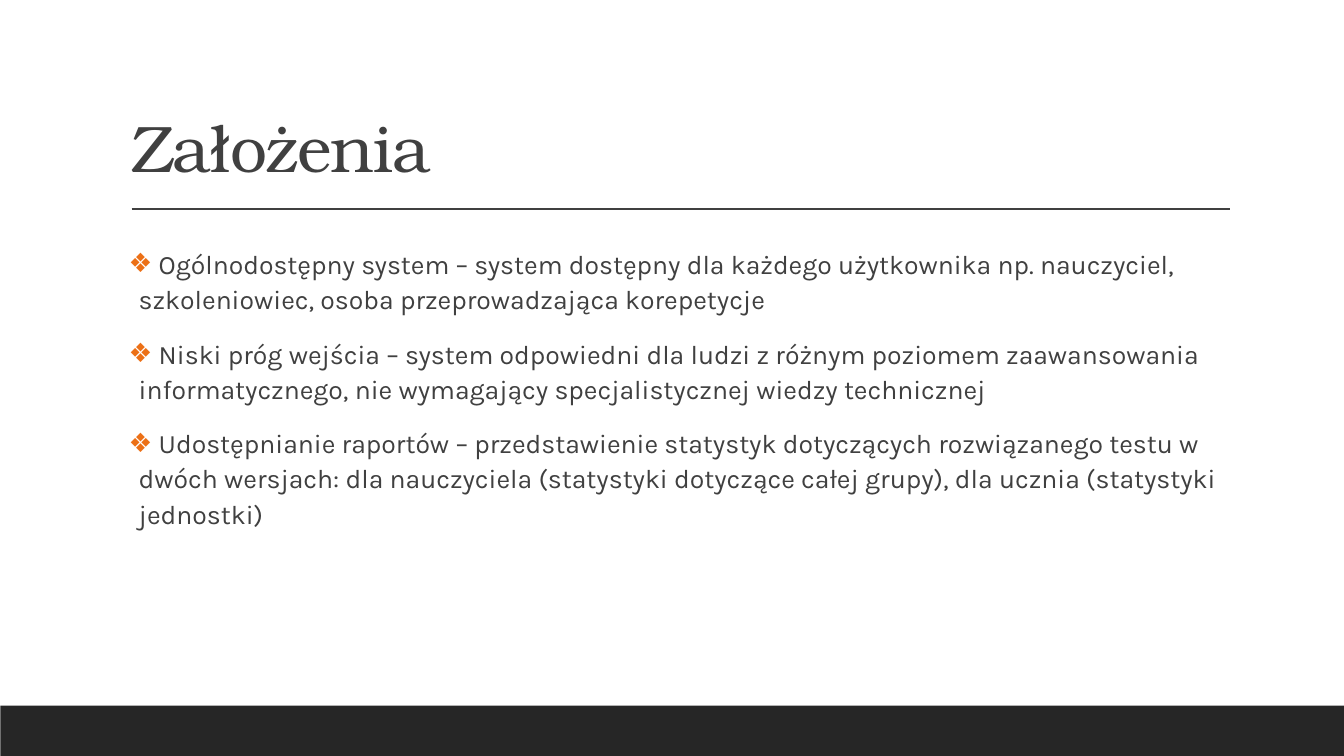
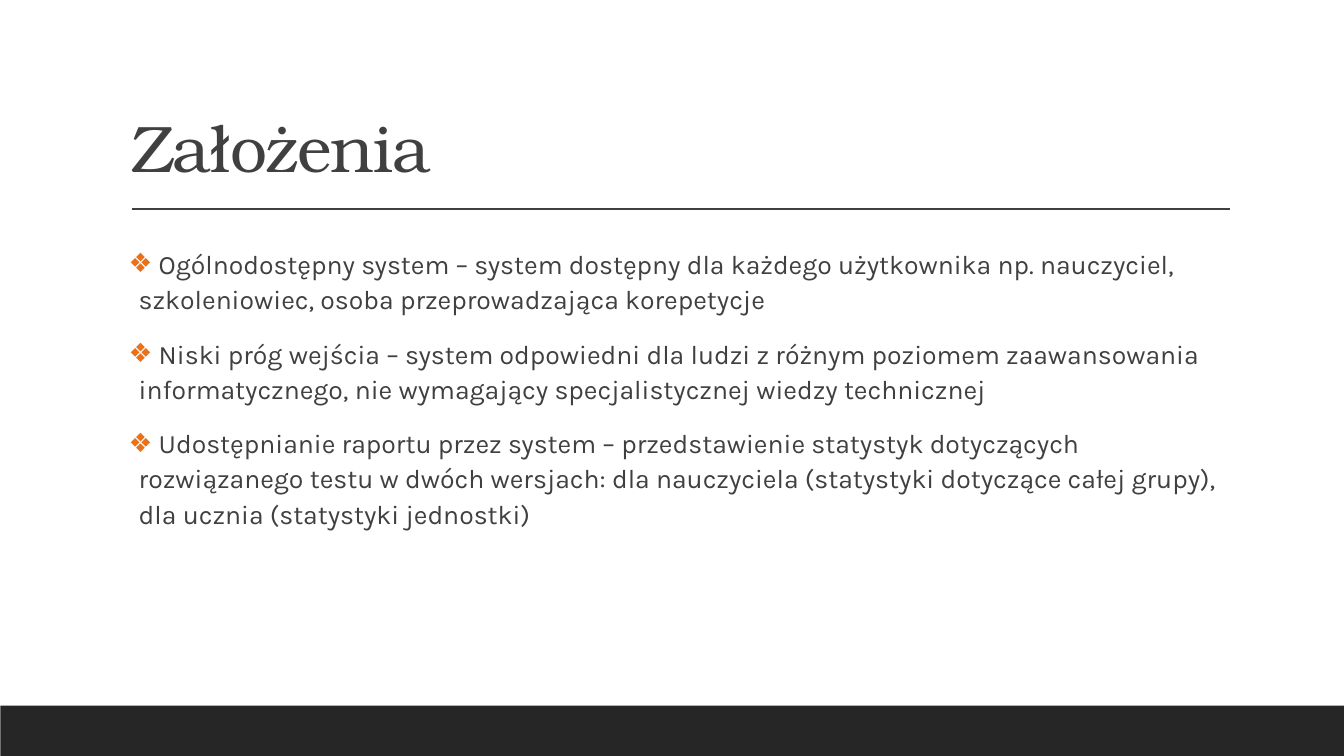
Before and after one commit to hubert-kniola/CodeRevv, a slide deck: slide 6 of pz/1/Z1P1.pptx. Drawn at 1344x756 pixels with LibreOffice and Linux fonts; fonts in the diff are those of the drawing. Boxes give left, top, right and bottom in pixels: in the first picture for what was removed or moved away, otherwise in the second. Text is boxed around its words. In the diff, an @@ line names an element or a change of style, - is before the commit and + after.

Commit message:
version 1.0

```diff
--- a/pz/1/Z1P1.pptx
+++ b/pz/1/Z1P1.pptx
@@ text at (139,434,1215,531): text changed @@
-❖ Udostępnianie raportów – przedstawienie statystyk dotyczących rozwiązanego testu w dwóch wersjach: dla nauczyciela (statystyki dotyczące całej grupy), dla ucznia (statystyki jednostki)
+❖ Udostępnianie raportu przez system – przedstawienie statystyk dotyczących rozwiązanego testu w dwóch wersjach: dla nauczyciela (statystyki dotyczące całej grupy), dla ucznia (statystyki jednostki)
```
Also in this commit, not shown: 3 other slides changed.
